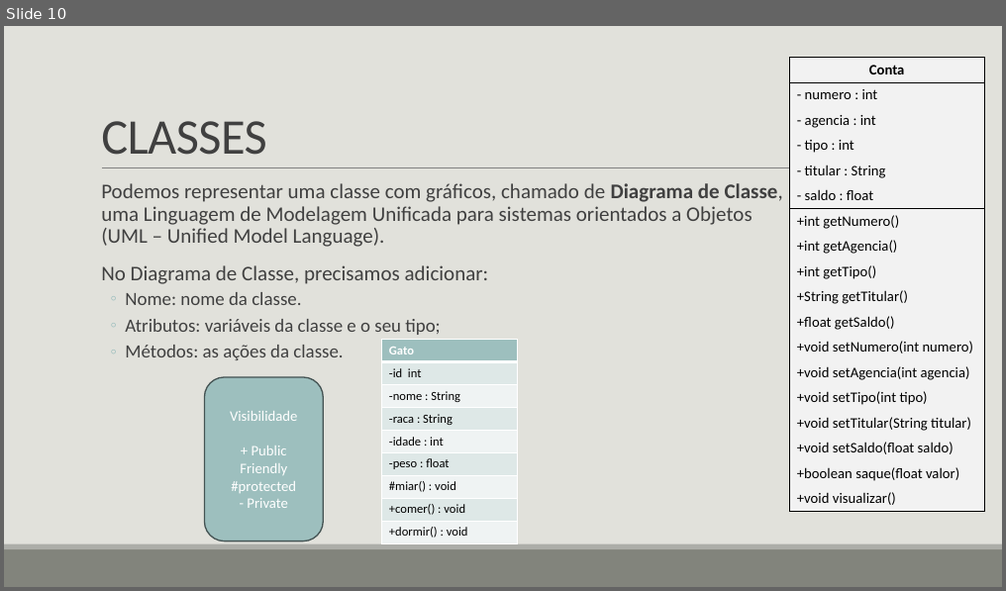
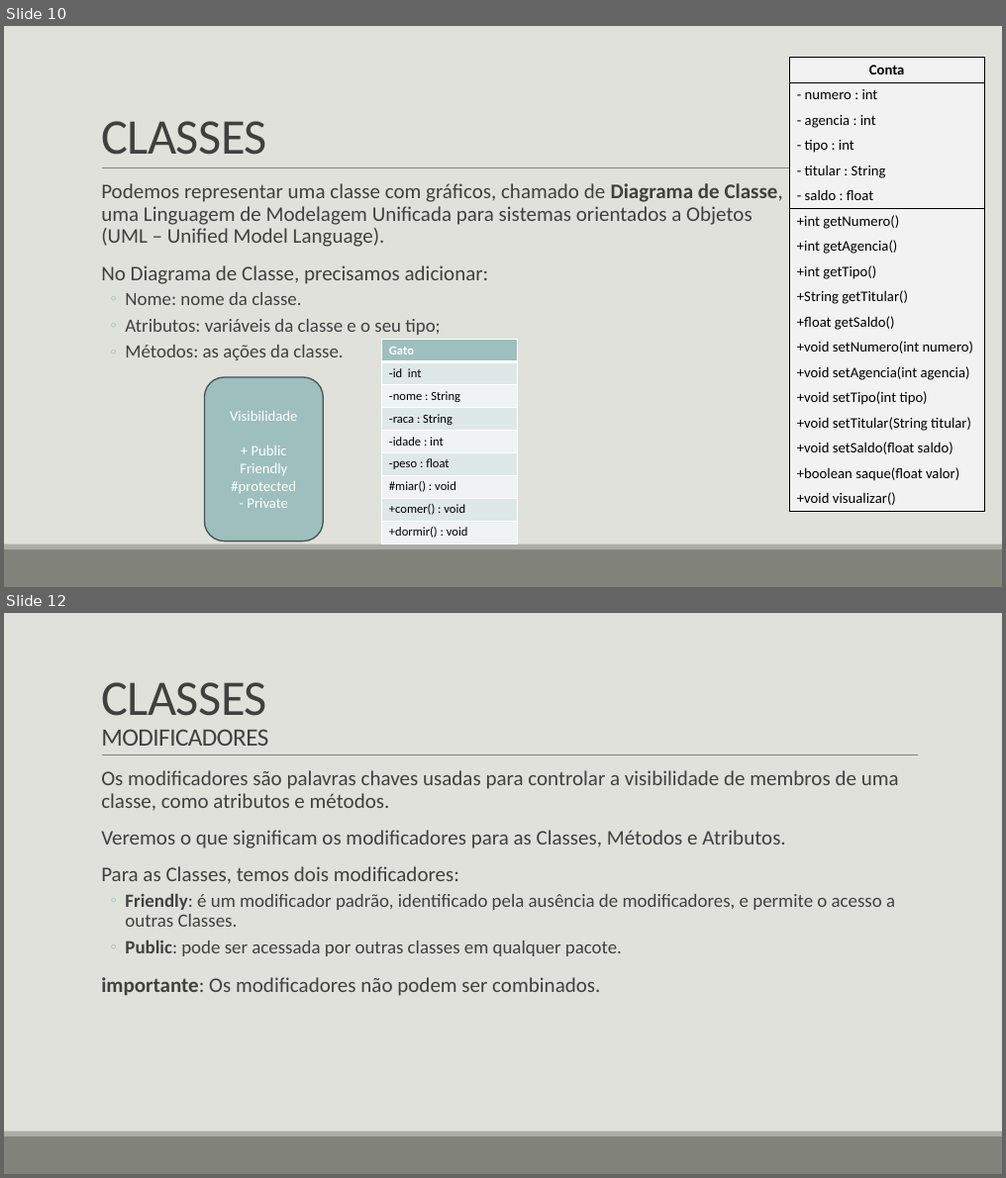
Before and after one commit to LucasHerculanoAmaro/Minhas-Aulas, a slide deck: Euripedes Simões de Paula/Java/Programação Orientada a Objetos/Programação Orientada a Objetos.pptx. Shown one above the other, each under a label of ours: slide 10 before the commit, slides 10 and 12 after it; the slides between them are not shown. The pictures are 1006x591 and 1006x1178 pixels, drawn with LibreOffice and Linux fonts; fonts in the diff are those of the drawing. Boxes give left, top, right and bottom in pixels: in the first picture for what was removed or moved away, otherwise in the second. Text is boxed around its words. In the diff, an @@ line names an element or a change of style, - is before the commit and + after.

```diff
--- a/Euripedes Simões de Paula/Java/Programação Orientada a Objetos/Programação Orientada a Objetos.pptx
+++ b/Euripedes Simões de Paula/Java/Programação Orientada a Objetos/Programação Orientada a Objetos.pptx
@@ slide 12 added at box(4, 613, 1002, 1174), background #E1E1DB; not listed: 3 template elements that a slide beside it also shows @@
@@ title added at box(101, 682, 268, 746), 24 pt, text #404040 @@
+CLASSES
+MODIFICADORES
@@ text added at box(101, 770, 899, 996), 20 pt, text #404040 @@
+  Os modificadores são palavras chaves usadas para controlar a visibilidade de membros de uma classe, como atributos e métodos.
+  Veremos o que significam os modificadores para as Classes, Métodos e Atributos.
+  Para as Classes, temos dois modificadores:
+  ◦ Friendly: é um modificador padrão, identificado pela ausência de modificadores, e permite o acesso a outras Classes.
+  ◦ Public: pode ser acessada por outras classes em qualquer pacote.
+  importante: Os modificadores não podem ser combinados.
```
Also in this commit, not shown: 3 slides changed, 14 other slides added, 1 other file.
